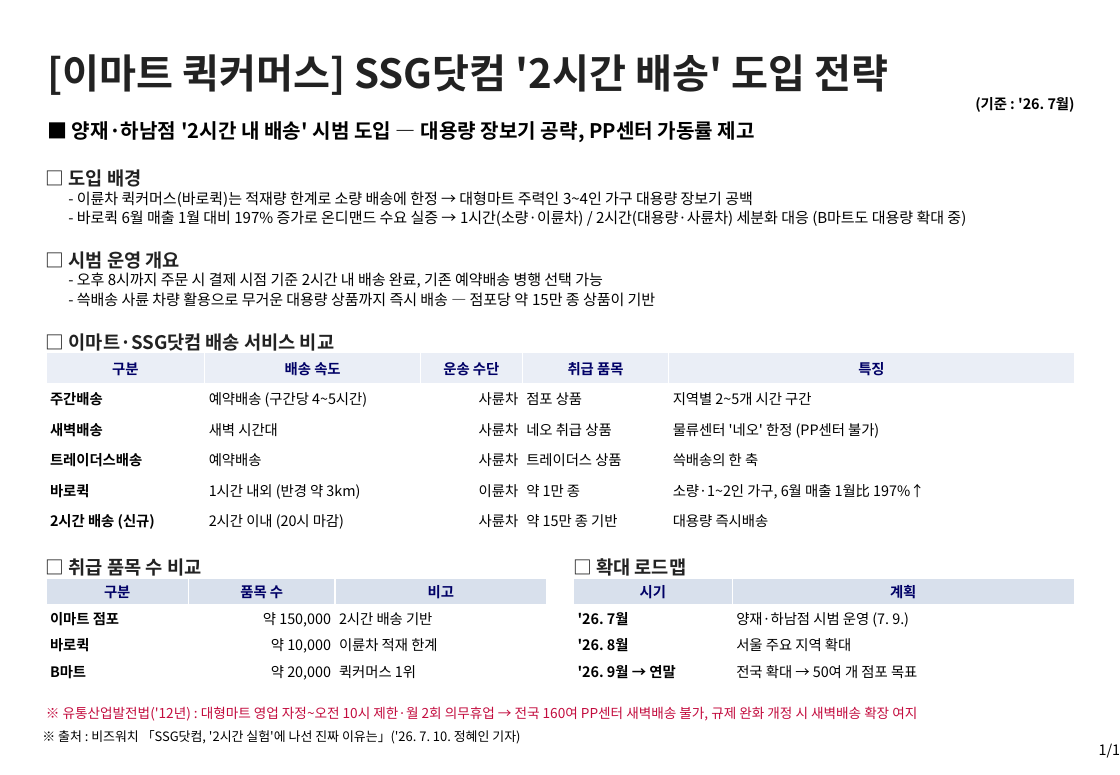
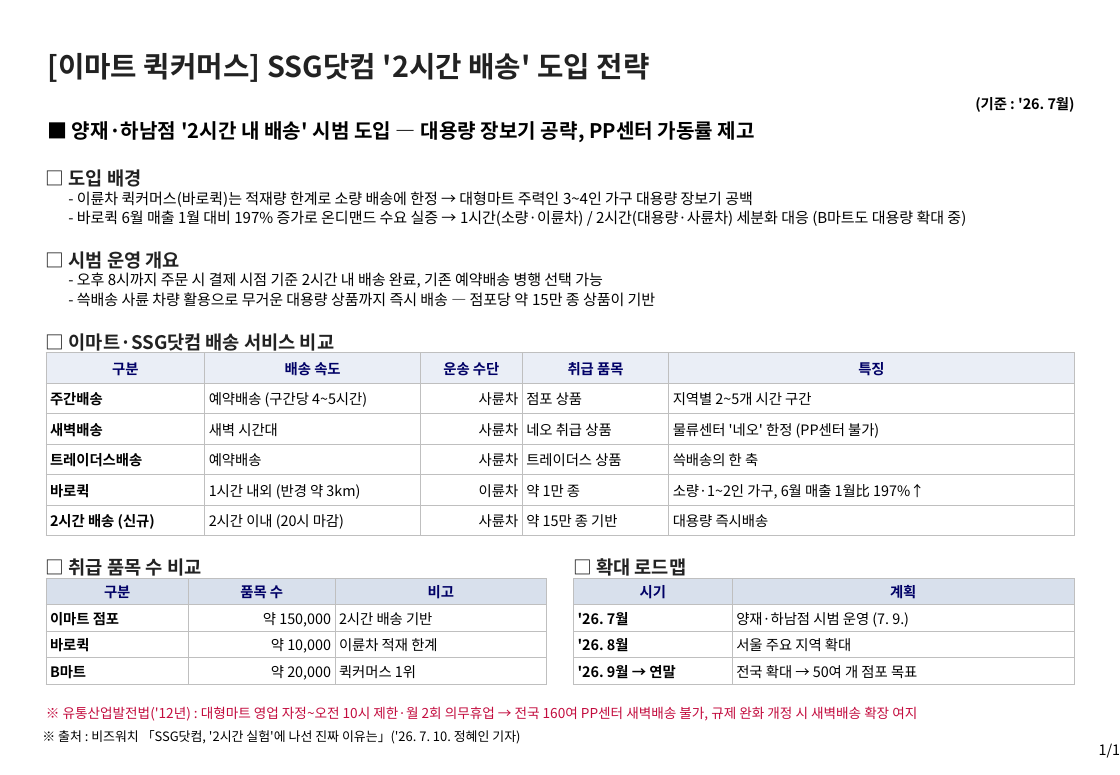
Before and after one commit to avoseed/web1, a slide deck: slide 1 of reports/ssg-quickcommerce-onepager.pptx. Drawn at 1120x775 pixels with LibreOffice and Linux fonts; fonts in the diff are those of the drawing. Boxes give left, top, right and bottom in pixels: in the first picture for what was removed or moved away, otherwise in the second. Text is boxed around its words. In the diff, an @@ line names an element or a change of style, - is before the commit and + after.

```diff
--- a/reports/ssg-quickcommerce-onepager.pptx
+++ b/reports/ssg-quickcommerce-onepager.pptx
@@ text "[이마트 퀵커머스] SSG닷컴 '2시간 배송' ..." at (47,53,650,82): size 28 to 20 pt @@
@@ table at (46,353,1074,536) @@
@@ borders changed @@
@@ table at (46,579,547,685) @@
@@ borders changed @@
@@ table at (574,579,1076,685) @@
@@ borders changed @@
```
Also in this commit, not shown: 3 other files.
